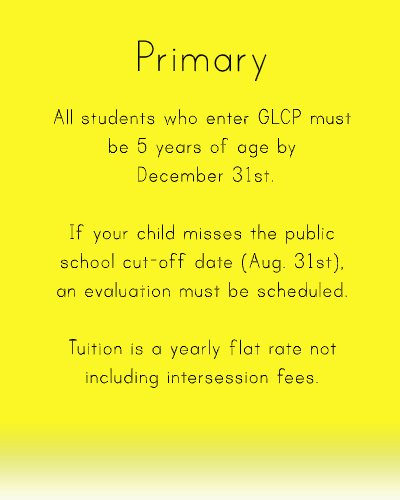
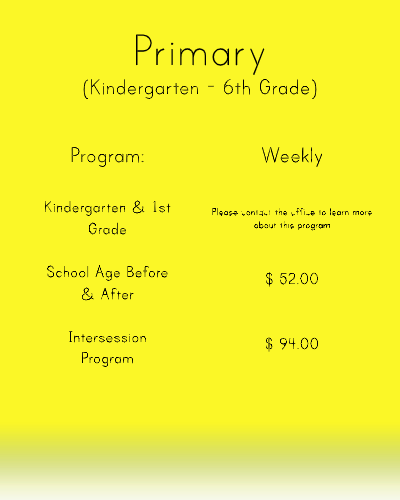
Layered file, before and after one edit (400px x 500px). Changes by layer:
added layer "Weekly Please contact the off" in group "primary" over (212, 147, 372, 352)
added layer "Program: Kindergarten & 1st Gra" in group "primary" over (45, 147, 171, 367)
renamed "Primary All students who enter" to "Primary (Kindergarten - 6th Grad", moved it into group "primary", painted on it over (54, 34, 351, 388)
moved "Layer 1 copy" into group "primary" over (0, 34, 400, 500)
removed layer "Preschool All students who ente" from group "Folder 2" over (48, 40, 357, 360)
added layer "Weekly $ 185.00 $ 111.00 $ 74.0" in group "toddler" over (265, 117, 326, 355)
added layer "Program: 5 Full 3 Full 2 Full" in group "toddler" over (71, 117, 144, 363)
added layer "(Entry / Intermediate / Pre-k)" in group "toddler" over (83, 76, 317, 96)
added layer "Toddler" in group "toddler" over (137, 34, 263, 66)
showed "Layer 1" over (0, 34, 400, 500)
